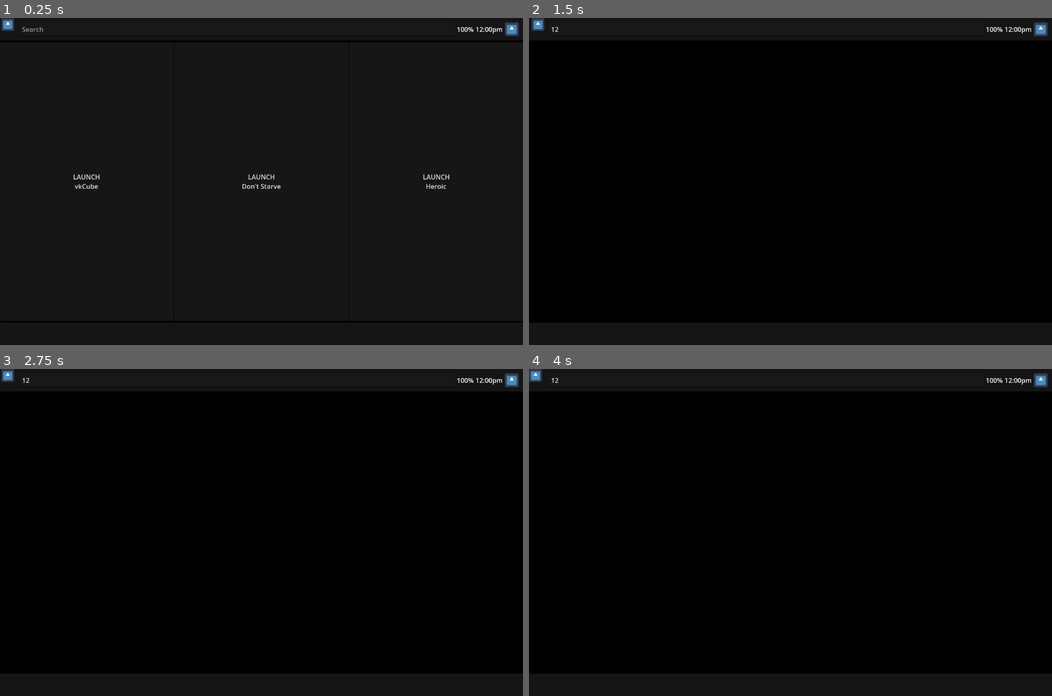
Above: before the commit, frames 1-4 (two rows, left to right).
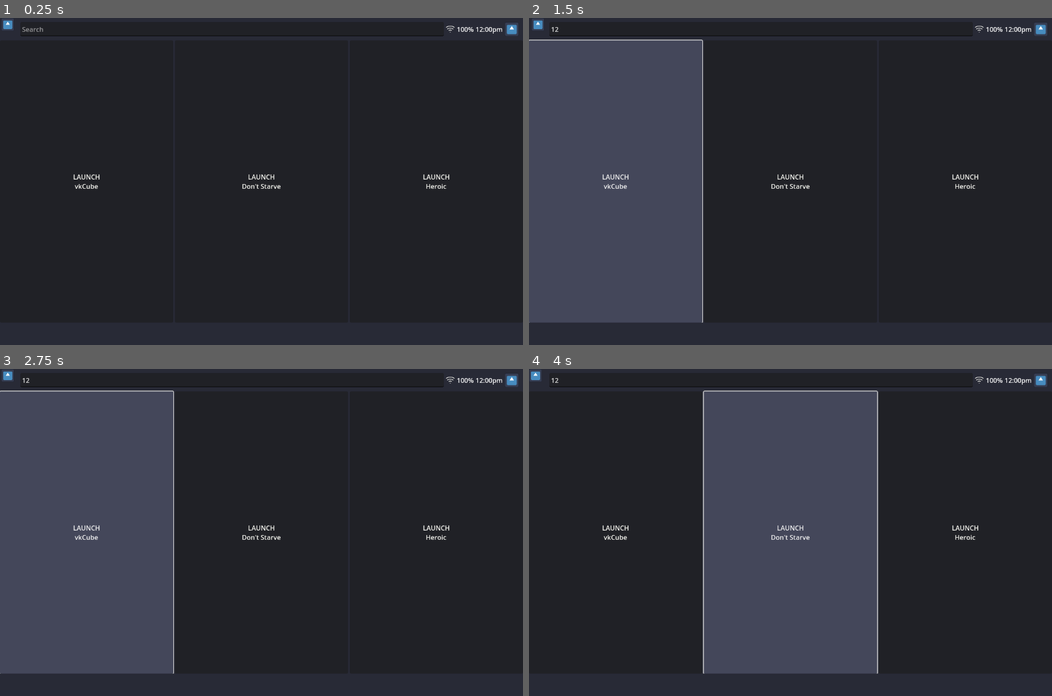
Above: after the commit, the same moments.

Repository: ShadowBlip/OpenGamepadUI
Game: Godot game, scene res://main.tscn
Two runs of this game, one before a commit and one after it. Both use one fixed random seed, a clock stepped at 60 frames per second and the inputs below. The engine's default icon, where the game draws it, is replaced by a stand-in: a white triangle on a blue panel in a dark square.
Inputs (mouse positions are in pixels of both pictures, inside the frame that each line leads up to):
- Up to frame 1 (0.25 s): no input
- Up to frame 2 (1.5 s): click (764, 27) at 0.52 s; type "12" at 0.6 s; click "LAUNCH vkCube" at 1.25 s
- Up to frame 3 (2.75 s): click (88, 532) at 2 s, where only the run after the commit has a clickable "LAUNCH vkCube"
- Up to frame 4 (4 s): click (790, 532) at 2.75 s, where only the run after the commit has a clickable "LAUNCH Don't Starve"; click (790, 532) at 3.5 s, where only the run after the commit has a clickable "LAUNCH Don't Starve"

The runs differ from the first frame. In frame 1, 12% of the frame differs, in the area x 0-100%, y 0-100%; in frame 2, 96%; in frame 3, 96%; in frame 4, 96%.
Error after the commit: Parse Error: Argument 1 of annotation "@export_node_path" isn't a constant expression. (res://core/systems/launcher/launch_manager.gd:7)

Commit message:
Add theme, input manager, and state manager

Diff:
--- /dev/null
+++ b/assets/icons/wifi.svg
@@ -0,0 +1 @@
+<?xml version="1.0" encoding="UTF-8"?><svg width="24px" height="24px" stroke-width="1.5" viewBox="0 0 24 24" fill="none" xmlns="http://www.w3.org/2000/svg" color="#f8f8f2"><path d="M12 19.51l.01-.011M2 8c6-4.5 14-4.5 20 0M5 12c4-3 10-3 14 0M8.5 15.5c2.25-1.4 4.75-1.4 7 0" stroke="#f8f8f2" stroke-width="1.5" stroke-linecap="round" stroke-linejoin="round"></path></svg>
--- /dev/null
+++ b/assets/styles/dracula/background.tres
@@ -0,0 +1,4 @@
+[gd_resource type="StyleBoxFlat" format=3 uid="uid://knpybvvprjjp"]
+
+[resource]
+bg_color = Color(0.156863, 0.164706, 0.211765, 1)
--- /dev/null
+++ b/assets/styles/dracula/comment.tres
@@ -0,0 +1,4 @@
+[gd_resource type="StyleBoxFlat" format=3 uid="uid://dtv5agijy2ovq"]
+
+[resource]
+bg_color = Color(0.384314, 0.447059, 0.643137, 1)
--- /dev/null
+++ b/assets/styles/dracula/current.tres
@@ -0,0 +1,4 @@
+[gd_resource type="StyleBoxFlat" format=3 uid="uid://c1kq6hxb4m0dj"]
+
+[resource]
+bg_color = Color(0.266667, 0.278431, 0.352941, 1)
--- /dev/null
+++ b/assets/styles/dracula/cyan.tres
@@ -0,0 +1,4 @@
+[gd_resource type="StyleBoxFlat" format=3 uid="uid://cxsvyhkavdek2"]
+
+[resource]
+bg_color = Color(0.545098, 0.913725, 0.992157, 1)
--- /dev/null
+++ b/assets/styles/dracula/foreground.tres
@@ -0,0 +1,4 @@
+[gd_resource type="StyleBoxFlat" format=3 uid="uid://deuvxhqv6sx62"]
+
+[resource]
+bg_color = Color(0.972549, 0.972549, 0.94902, 1)
--- /dev/null
+++ b/assets/styles/dracula/green.tres
@@ -0,0 +1,4 @@
+[gd_resource type="StyleBoxFlat" format=3 uid="uid://chg66ortpwebo"]
+
+[resource]
+bg_color = Color(0.313726, 0.980392, 0.482353, 1)
--- /dev/null
+++ b/assets/styles/dracula/orange.tres
@@ -0,0 +1,4 @@
+[gd_resource type="StyleBoxFlat" format=3 uid="uid://dyltjpyilufr"]
+
+[resource]
+bg_color = Color(1, 0.721569, 0.423529, 1)
--- /dev/null
+++ b/assets/styles/dracula/pink.tres
@@ -0,0 +1,4 @@
+[gd_resource type="StyleBoxFlat" format=3 uid="uid://cn252kto07b24"]
+
+[resource]
+bg_color = Color(1, 0.47451, 0.776471, 1)
--- /dev/null
+++ b/assets/styles/dracula/purple.tres
@@ -0,0 +1,4 @@
+[gd_resource type="StyleBoxFlat" format=3 uid="uid://rte70glc4knk"]
+
+[resource]
+bg_color = Color(0.741176, 0.576471, 0.976471, 1)
--- /dev/null
+++ b/assets/styles/dracula/red.tres
@@ -0,0 +1,4 @@
+[gd_resource type="StyleBoxFlat" format=3 uid="uid://bx8682qcpqps1"]
+
+[resource]
+bg_color = Color(1, 0.333333, 0.333333, 1)
--- /dev/null
+++ b/assets/styles/dracula/yellow.tres
@@ -0,0 +1,4 @@
+[gd_resource type="StyleBoxFlat" format=3 uid="uid://b2glybilm2sse"]
+
+[resource]
+bg_color = Color(0.945098, 0.980392, 0.54902, 1)
--- /dev/null
+++ b/assets/themes/dracula.tres
@@ -0,0 +1,11 @@
+[gd_resource type="Theme" load_steps=3 format=3 uid="uid://bko0q7gp1hwjp"]
+
+[ext_resource type="StyleBox" uid="uid://knpybvvprjjp" path="res://assets/styles/dracula/background.tres" id="1_vsinb"]
+[ext_resource type="StyleBox" uid="uid://c1kq6hxb4m0dj" path="res://assets/styles/dracula/current.tres" id="1_vv7ku"]
+
+[resource]
+Button/colors/font_color = Color(0.972549, 0.972549, 0.94902, 1)
+Button/colors/font_disabled_color = Color(0.384314, 0.447059, 0.643137, 1)
+Button/colors/font_focus_color = Color(0.972549, 0.972549, 0.94902, 1)
+Button/styles/hover = ExtResource("1_vv7ku")
+Panel/styles/panel = ExtResource("1_vsinb")
--- a/core/systems/gamescope.gd
+++ b/core/systems/gamescope.gd
@@ -11,6 +11,21 @@
 	print_debug("Setting window {0} key {1} to {2}".format([window_id, key, value]))
 	return OS.execute("xprop", ["-id", window_id, "-f", key, format, "-set", key, value])
 
+# Returns true if the given x property exists on the given window.
+static func has_xprop(display: int, window_id: String, key: String) -> bool:
+	var target_arg = "-id {0}".format([window_id])
+	if window_id == "root":
+		target_arg = "-root"
+	var output = []
+	var cmd = ["-c", "DISPLAY=:{0} timeout 0.5 xprop {1} {2}".format([display, target_arg, key])]
+	var code = OS.execute("sh", cmd, output)
+	if code != 0:
+		return false
+	for line in output:
+		if line.contains(key) and not line.contains("no such atom"):
+			return true
+	return false
+
 # Returns the xwayland number that we're running in
 static func discover_xwayland_display(pid: int) -> int:
 	var display: int = -1
@@ -21,9 +36,17 @@
 
 	if display < 0:
 		push_error("Unable to detect running xwayland display! We won't be able to launch games!")
-		#assert(false)
 
 	return display
+
+# Returns all gamescope displays
+# TODO: This seems brittle. Is there any other way we can discover Gamescope displays?
+static func discover_all_xwayland_displays(start: int = 0) -> Array:
+	var displays = []
+	for i in range(start, max_xwaylands):
+		if has_xprop(i, "root", "GAMESCOPE_CURSOR_VISIBLE_FEEDBACK"):
+			displays.push_back(i)
+	return displays
 
 # Returns the xwayland window ID for the given process
 static func get_window_id(pid: int, display: int) -> String:
--- /dev/null
+++ b/core/systems/input/input_manager.gd
@@ -0,0 +1,40 @@
+extends Node
+class_name InputManager
+
+@export_node_path(LaunchManager) var launch_manager = NodePath("../LaunchManager")
+@export_node_path(StateManager) var state_manager = NodePath("../StateManager")
+@onready var launch_mgr: LaunchManager = get_node(launch_manager)
+@onready var state_mgr: StateManager = get_node(state_manager)
+
+func _ready() -> void:
+	state_mgr.state_changed.connect(_on_state_changed)
+
+# Set focus will use Gamescope to focus OpenGamepadUI
+func set_focus(focused: bool):
+	# Sets ourselves to the input focus
+	var window_id = launch_mgr.overlay_window_id
+	if focused:
+		print_debug("Focusing overlay")
+		Gamescope.set_xprop(window_id, "STEAM_INPUT_FOCUS", "32c", "1")
+		return
+	print_debug("Un-focusing overlay")
+	Gamescope.set_xprop(window_id, "STEAM_INPUT_FOCUS", "32c", "0")
+
+func _on_state_changed(from: int, to: int):
+	print_debug("Switched from state {0} to {1}".format([from, to]))
+	if to == StateManager.State.IN_GAME:
+		set_focus(false)
+	else:
+		set_focus(true)
+
+func _input(event: InputEvent) -> void:
+	var state = state_mgr.current_state()
+	if event.is_action_pressed("ogui_guide"):
+		if state == StateManager.State.IN_GAME:
+			state_mgr.push_state(StateManager.State.HOME)
+		if state == StateManager.State.HOME:
+			if state_mgr.has_state(StateManager.State.IN_GAME):
+				state_mgr.pop_state()
+
+	if event.is_action_pressed("ui_cancel"):
+		get_tree().quit()
--- /dev/null
+++ b/core/systems/input/input_manager.tscn
@@ -0,0 +1,6 @@
+[gd_scene load_steps=2 format=3 uid="uid://ciy6tp2k7hsdl"]
+
+[ext_resource type="Script" path="res://core/systems/input/input_manager.gd" id="1_e6ds1"]
+
+[node name="InputManager" type="Node" groups=["input_manager"]]
+script = ExtResource("1_e6ds1")
--- a/core/systems/launcher/launch_manager.gd
+++ b/core/systems/launcher/launch_manager.gd
@@ -4,22 +4,37 @@
 signal app_launched(pid: int)
 signal app_killed(pid: int)
 
+@export_node_path(StateManager) var state_manager = NodePath("../StateManager")
+
 var PID: int = OS.get_process_id()
 var running: PackedInt64Array = []
-@onready var xwayland_display = Gamescope.discover_xwayland_display(PID)
-@onready var overlay_window_id = Gamescope.get_window_id(PID, xwayland_display)
+var target_display: int = -1
+
+@onready var state_mgr = get_node(state_manager)
+@onready var overlay_display = Gamescope.discover_xwayland_display(PID)
+@onready var overlay_window_id = Gamescope.get_window_id(PID, overlay_display)
 
 func _ready() -> void:
 	_set_overylay(overlay_window_id)
+	target_display = _get_target_display(overlay_display)
 
-# Launches the given command on the given xwayland display. Returns a PID
+# Launches the given command on the target xwayland display. Returns a PID
 # of the launched process.
-func launch(cmd: String, args: PackedStringArray, display: int = xwayland_display + 1) -> int:
+func launch(cmd: String, args: PackedStringArray) -> int:
+	# Discover the target display to launch on.
+	if target_display < 0:
+		target_display = _get_target_display(overlay_display)
+	var display = target_display
+
+	# Build the launch command to run
 	var command = "DISPLAY=:{0} {1} {2}".format([display, cmd, " ".join(args)])
 	print_debug("Launching game with command: {0}".format([command]))
 	var pid = OS.create_process("sh", ["-c", command])
 	print_debug("Launched with PID: {0}".format([pid]))
+
+	# Add the running app to our list and change to the IN_GAME state
 	running.append(pid)
+	state_mgr.push_state(StateManager.State.IN_GAME)
 	return pid
 
 # Stops the game with the given PID
@@ -29,6 +44,19 @@
 	if i >= 0:
 		running.remove_at(i)
 
+# Returns the target xwayland display to launch on
+func _get_target_display(exclude_display: int) -> int:
+	# Get all gamescope xwayland displays
+	var all_displays = Gamescope.discover_all_xwayland_displays(exclude_display)
+	print_debug("Found xwayland displays: {0}".format([all_displays]))
+	# Return the xwayland display that doesn't match our excluded display
+	for display in all_displays:
+		if display == exclude_display:
+			continue
+		return display
+	# If we can't find any other displays, use the one given
+	return exclude_display
+
 # Lets us run as an overlay in gamescope
 func _set_overylay(window_id: String) -> void:
 	# Pretend to be Steam
--- a/core/systems/launcher/launch_manager.tscn
+++ b/core/systems/launcher/launch_manager.tscn
@@ -2,5 +2,5 @@
 
 [ext_resource type="Script" path="res://core/systems/launcher/launch_manager.gd" id="1_lr73j"]
 
-[node name="LaunchManager" type="Node"]
+[node name="LaunchManager" type="Node" groups=["launch_manager"]]
 script = ExtResource("1_lr73j")
--- a/core/systems/launcher/launcher.gd
+++ b/core/systems/launcher/launcher.gd
@@ -12,7 +12,3 @@
 func _on_launch():
 	var launch_manager: LaunchManager = get_node("/root/Main/LaunchManager")
 	launch_manager.launch(cmd, args)
-
-	# TODO: Make this better
-	for child in parent.get_parent().get_parent().get_children():
-		child.visible = false
--- /dev/null
+++ b/core/systems/state/state_manager.gd
@@ -0,0 +1,49 @@
+extends Node
+class_name StateManager
+
+enum State {
+	NONE,
+	HOME,
+	IN_GAME,
+}
+
+signal state_changed(from: State, to: State)
+
+@export var starting_state: State = State.HOME
+var _state_stack: Array = []
+
+func _ready() -> void:
+	push_state(starting_state)
+
+func push_state(state: int):
+	var cur = current_state()
+	_state_stack.push_back(state)
+	state_changed.emit(cur, state)
+
+func pop_state() -> int:
+	var popped = _state_stack.pop_back()
+	var cur = current_state()
+	state_changed.emit(popped, cur)
+	return popped
+
+# Removes all instances of the given state from the stack
+func remove_state(state: int):
+	var cur = current_state()
+	for i in range(0, len(_state_stack)-1):
+		var s = _state_stack[i]
+		if state != s:
+			continue
+		_state_stack.remove_at(i)
+	if cur == state:
+		state_changed.emit(cur, current_state())
+
+func current_state() -> int:
+	var length = len(_state_stack)
+	if length == 0:
+		return State.NONE
+	return _state_stack[len(_state_stack)-1]
+
+func has_state(state: int) -> bool:
+	if _state_stack.find(state) != -1:
+		return true
+	return false
--- /dev/null
+++ b/core/systems/state/state_manager.tscn
@@ -0,0 +1,6 @@
+[gd_scene load_steps=2 format=3 uid="uid://dp4knr1strui4"]
+
+[ext_resource type="Script" path="res://core/systems/state/state_manager.gd" id="1_ws0qr"]
+
+[node name="StateManager" type="Node" groups=["state_manager"]]
+script = ExtResource("1_ws0qr")
--- /dev/null
+++ b/core/ui/components/poster.tscn
@@ -0,0 +1,26 @@
+[gd_scene format=3 uid="uid://dy11p1f1avde"]
+
+[node name="Poster" type="Control"]
+layout_mode = 3
+anchors_preset = 15
+anchor_right = 1.0
+anchor_bottom = 1.0
+grow_horizontal = 2
+grow_vertical = 2
+
+[node name="TextureButton" type="TextureButton" parent="."]
+anchors_preset = 15
+anchor_right = 1.0
+anchor_bottom = 1.0
+grow_horizontal = 2
+grow_vertical = 2
+
+[node name="Label" type="Label" parent="."]
+anchors_preset = 15
+anchor_right = 1.0
+anchor_bottom = 1.0
+grow_horizontal = 2
+grow_vertical = 2
+text = "Empty"
+horizontal_alignment = 1
+vertical_alignment = 1
--- a/core/ui/contextbar.tscn
+++ b/core/ui/menu/contextbar.tscn
@@ -1,15 +1,17 @@
 [gd_scene load_steps=2 format=3 uid="uid://b4e4cgsvm0pkd"]
 
-[sub_resource type="StyleBoxFlat" id="StyleBoxFlat_x7a55"]
-bg_color = Color(0.0823529, 0.0823529, 0.0823529, 1)
+[ext_resource type="Theme" uid="uid://bko0q7gp1hwjp" path="res://assets/themes/dracula.tres" id="1_ugw8r"]
 
-[node name="ContextBar" type="Control"]
+[node name="ContextBar" type="Control" groups=["menu"]]
+custom_minimum_size = Vector2(0, 55)
 layout_mode = 3
-anchors_preset = 15
+anchors_preset = 12
+anchor_top = 1.0
 anchor_right = 1.0
 anchor_bottom = 1.0
 grow_horizontal = 2
-grow_vertical = 2
+grow_vertical = 0
+theme = ExtResource("1_ugw8r")
 
 [node name="Panel" type="Panel" parent="."]
 anchors_preset = 15
@@ -18,4 +20,3 @@
 grow_horizontal = 2
 grow_vertical = 2
 size_flags_horizontal = 3
-theme_override_styles/panel = SubResource("StyleBoxFlat_x7a55")
--- a/core/ui/home.tscn
+++ b/core/ui/menu/home.tscn
@@ -1,14 +1,18 @@
-[gd_scene load_steps=2 format=3 uid="uid://d4nia8vaynf48"]
+[gd_scene load_steps=3 format=3 uid="uid://d4nia8vaynf48"]
 
 [ext_resource type="PackedScene" uid="uid://bargrxdqbu3gl" path="res://core/systems/launcher/launcher.tscn" id="1_pm3kc"]
+[ext_resource type="Theme" uid="uid://bko0q7gp1hwjp" path="res://assets/themes/dracula.tres" id="1_x16u8"]
 
-[node name="HomeMenu" type="Control"]
+[node name="HomeMenu" type="Control" groups=["menu"]]
 layout_mode = 3
 anchors_preset = 15
 anchor_right = 1.0
 anchor_bottom = 1.0
 grow_horizontal = 2
 grow_vertical = 2
+size_flags_horizontal = 3
+size_flags_vertical = 3
+theme = ExtResource("1_x16u8")
 
 [node name="Panel" type="Panel" parent="."]
 anchors_preset = 15
--- a/core/ui/topbar.tscn
+++ b/core/ui/menu/topbar.tscn
@@ -1,17 +1,17 @@
-[gd_scene load_steps=3 format=3 uid="uid://c522u0ublby0k"]
+[gd_scene load_steps=4 format=3 uid="uid://c522u0ublby0k"]
 
+[ext_resource type="Theme" uid="uid://bko0q7gp1hwjp" path="res://assets/themes/dracula.tres" id="1_hgshd"]
 [ext_resource type="Texture2D" uid="uid://djy4rejy21s6g" path="res://icon.svg" id="1_ynpun"]
+[ext_resource type="Texture2D" uid="uid://djaa45t1ecopj" path="res://assets/icons/wifi.svg" id="2_37ven"]
 
-[sub_resource type="StyleBoxFlat" id="StyleBoxFlat_x7a55"]
-bg_color = Color(0.0823529, 0.0823529, 0.0823529, 1)
-
-[node name="TopBar" type="Control"]
+[node name="TopBar" type="Control" groups=["menu"]]
+custom_minimum_size = Vector2(0, 55)
 layout_mode = 3
-anchors_preset = 15
+anchors_preset = 10
 anchor_right = 1.0
-anchor_bottom = 1.0
 grow_horizontal = 2
-grow_vertical = 2
+size_flags_horizontal = 3
+theme = ExtResource("1_hgshd")
 
 [node name="Panel" type="Panel" parent="."]
 anchors_preset = 15
@@ -20,7 +20,6 @@
 grow_horizontal = 2
 grow_vertical = 2
 size_flags_horizontal = 3
-theme_override_styles/panel = SubResource("StyleBoxFlat_x7a55")
 
 [node name="MarginContainer" type="MarginContainer" parent="."]
 anchors_preset = 15
@@ -33,36 +32,47 @@
 
 [node name="HBoxContainer" type="HBoxContainer" parent="MarginContainer"]
 offset_left = 50.0
-offset_top = 382.0
+offset_top = 10.0
 offset_right = 1270.0
-offset_bottom = 417.0
+offset_bottom = 45.0
 grow_horizontal = 2
 grow_vertical = 2
 size_flags_vertical = 4
 
 [node name="SearchBar" type="TextEdit" parent="MarginContainer/HBoxContainer"]
 custom_minimum_size = Vector2(0, 35)
-offset_right = 1064.0
+offset_right = 1036.0
 offset_bottom = 35.0
 size_flags_horizontal = 3
 size_flags_vertical = 4
 placeholder_text = "Search"
 
-[node name="Label2" type="Label" parent="MarginContainer/HBoxContainer"]
+[node name="NetworkIcon" type="TextureRect" parent="MarginContainer/HBoxContainer"]
+custom_minimum_size = Vector2(24, 24)
+offset_left = 1040.0
+offset_top = 5.0
+offset_right = 1064.0
+offset_bottom = 29.0
+size_flags_horizontal = 8
+size_flags_vertical = 4
+texture = ExtResource("2_37ven")
+stretch_mode = 4
+
+[node name="BatteryLabel" type="Label" parent="MarginContainer/HBoxContainer"]
 offset_left = 1068.0
 offset_top = 4.0
 offset_right = 1110.0
 offset_bottom = 30.0
 text = "100%"
 
-[node name="Label" type="Label" parent="MarginContainer/HBoxContainer"]
+[node name="TimeLabel" type="Label" parent="MarginContainer/HBoxContainer"]
 offset_left = 1114.0
 offset_top = 4.0
 offset_right = 1181.0
 offset_bottom = 30.0
 text = "12:00pm"
 
-[node name="TextureRect" type="TextureRect" parent="MarginContainer/HBoxContainer"]
+[node name="ProfileIcon" type="TextureRect" parent="MarginContainer/HBoxContainer"]
 custom_minimum_size = Vector2(35, 35)
 offset_left = 1185.0
 offset_right = 1220.0
--- a/main.gd
+++ b/main.gd
@@ -27,6 +27,11 @@
 #  providerAppId: 1234
 #  tags: []
 #  categories: []
+#  images:
+#	poster: foo.png
+
+# Storage Manager
+#  Lets plugins determine where to install things
 
 # Store Plugin Interface
 #  get_available()
@@ -49,6 +54,24 @@
 	get_tree().get_root().transparent_bg = true
 	$AnimationPlayer.play("bounce")
 
+	# Subscribe to state changes
+	var state_manager: StateManager = $StateManager
+	state_manager.state_changed.connect(_on_state_changed)
+
+# Handle state changes
+func _on_state_changed(from: int, to: int):
+	# Hide all menus when in-game
+	if to == StateManager.State.IN_GAME:
+		for child in $VBoxContainer.get_children():
+			child.visible = false
+		return
+
+	# Display all menus?
+	if from == StateManager.State.IN_GAME:
+		for child in $VBoxContainer.get_children():
+			child.visible = true
+		return
+
 # Look in XDG_APP_PATH for .desktop files
 func _discover_apps() -> void:
 	pass
@@ -56,8 +79,3 @@
 # Called every frame. 'delta' is the elapsed time since the previous frame.
 func _process(delta: float) -> void:
 	pass
-
-func _input(event: InputEvent) -> void:
-	#print(event)
-	if event.is_action_pressed("ui_cancel"):
-		get_tree().quit()
--- a/main.tscn
+++ b/main.tscn
@@ -1,11 +1,13 @@
-[gd_scene load_steps=10 format=3 uid="uid://ccaxo42gq5r1"]
+[gd_scene load_steps=12 format=3 uid="uid://bouj7k1ys0wvq"]
 
 [ext_resource type="Script" path="res://main.gd" id="1_4l3sd"]
 [ext_resource type="PackedScene" uid="uid://ctu7mqhywnopb" path="res://core/systems/launcher/launch_manager.tscn" id="2_bsexb"]
-[ext_resource type="PackedScene" uid="uid://d4nia8vaynf48" path="res://core/ui/home.tscn" id="2_ysfw8"]
-[ext_resource type="PackedScene" uid="uid://c522u0ublby0k" path="res://core/ui/topbar.tscn" id="3_nnt7i"]
+[ext_resource type="PackedScene" uid="uid://ciy6tp2k7hsdl" path="res://core/systems/input/input_manager.tscn" id="2_yno6k"]
+[ext_resource type="PackedScene" uid="uid://c522u0ublby0k" path="res://core/ui/menu/topbar.tscn" id="3_4jaod"]
 [ext_resource type="Texture2D" uid="uid://djy4rejy21s6g" path="res://icon.svg" id="3_oabh5"]
-[ext_resource type="PackedScene" uid="uid://b4e4cgsvm0pkd" path="res://core/ui/contextbar.tscn" id="5_3870e"]
+[ext_resource type="PackedScene" uid="uid://d4nia8vaynf48" path="res://core/ui/menu/home.tscn" id="4_cej3c"]
+[ext_resource type="PackedScene" uid="uid://dp4knr1strui4" path="res://core/systems/state/state_manager.tscn" id="4_ew432"]
+[ext_resource type="PackedScene" uid="uid://b4e4cgsvm0pkd" path="res://core/ui/menu/contextbar.tscn" id="5_t8uiy"]
 
 [sub_resource type="Animation" id="Animation_gvlwc"]
 length = 0.001
@@ -53,43 +55,40 @@
 grow_vertical = 2
 script = ExtResource("1_4l3sd")
 
+[node name="StateManager" parent="." instance=ExtResource("4_ew432")]
+
+[node name="InputManager" parent="." instance=ExtResource("2_yno6k")]
+
 [node name="LaunchManager" parent="." instance=ExtResource("2_bsexb")]
 
 [node name="VBoxContainer" type="VBoxContainer" parent="."]
-layout_mode = 1
 anchors_preset = 15
 anchor_right = 1.0
 anchor_bottom = 1.0
 grow_horizontal = 2
 grow_vertical = 2
+theme_override_constants/separation = 0
 
-[node name="TopBar" parent="VBoxContainer" instance=ExtResource("3_nnt7i")]
-custom_minimum_size = Vector2(0, 55)
-layout_mode = 2
+[node name="TopBar" parent="VBoxContainer" instance=ExtResource("3_4jaod")]
+anchors_preset = 0
+anchor_right = 0.0
+offset_right = 1280.0
+offset_bottom = 55.0
+grow_horizontal = 1
+
+[node name="HomeMenu" parent="VBoxContainer" instance=ExtResource("4_cej3c")]
 anchors_preset = 0
 anchor_right = 0.0
 anchor_bottom = 0.0
+offset_top = 55.0
 offset_right = 1280.0
-offset_bottom = 55.0
+offset_bottom = 745.0
 grow_horizontal = 1
 grow_vertical = 1
 
-[node name="HomeMenu" parent="VBoxContainer" instance=ExtResource("2_ysfw8")]
-layout_mode = 2
+[node name="ContextBar" parent="VBoxContainer" instance=ExtResource("5_t8uiy")]
 anchors_preset = 0
-anchor_right = 0.0
-anchor_bottom = 0.0
-offset_top = 59.0
-offset_right = 1280.0
-offset_bottom = 741.0
-grow_horizontal = 1
-grow_vertical = 1
-size_flags_vertical = 3
-
-[node name="ContextBar" parent="VBoxContainer" instance=ExtResource("5_3870e")]
-custom_minimum_size = Vector2(0, 55)
-layout_mode = 2
-anchors_preset = 0
+anchor_top = 0.0
 anchor_right = 0.0
 anchor_bottom = 0.0
 offset_top = 745.0
@@ -99,7 +98,6 @@
 grow_vertical = 1
 
 [node name="TextureRect" type="TextureRect" parent="."]
-layout_mode = 0
 offset_right = 128.0
 offset_bottom = 128.0
 scale = Vector2(0.25, 0.25)
--- a/project.godot
+++ b/project.godot
@@ -15,6 +15,11 @@
 "path": "res://core/systems/gamescope.gd"
 }, {
 "base": "Node",
+"class": &"InputManager",
+"language": &"GDScript",
+"path": "res://core/systems/input/input_manager.gd"
+}, {
+"base": "Node",
 "class": &"LaunchManager",
 "language": &"GDScript",
 "path": "res://core/systems/launcher/launch_manager.gd"
@@ -23,11 +28,18 @@
 "class": &"Launcher",
 "language": &"GDScript",
 "path": "res://core/systems/launcher/launcher.gd"
+}, {
+"base": "Node",
+"class": &"StateManager",
+"language": &"GDScript",
+"path": "res://core/systems/state/state_manager.gd"
 }]
 _global_script_class_icons={
 "Gamescope": "",
+"InputManager": "",
 "LaunchManager": "",
-"Launcher": ""
+"Launcher": "",
+"StateManager": ""
 }
 
 [application]
@@ -46,3 +58,11 @@
 window/size/always_on_top=true
 window/size/transparent=true
 window/per_pixel_transparency/allowed=true
+
+[input]
+
+ogui_guide={
+"deadzone": 0.5,
+"events": [Object(InputEventJoypadButton,"resource_local_to_scene":false,"resource_name":"","device":-1,"button_index":5,"pressure":0.0,"pressed":false,"script":null)
+]
+}
Not shown, added: assets/icons/wifi.svg.import
Renamed: core/ui/ingame.tscn -> core/ui/menu/ingame.tscn
Renamed: core/ui/library.tscn -> core/ui/menu/library.tscn
